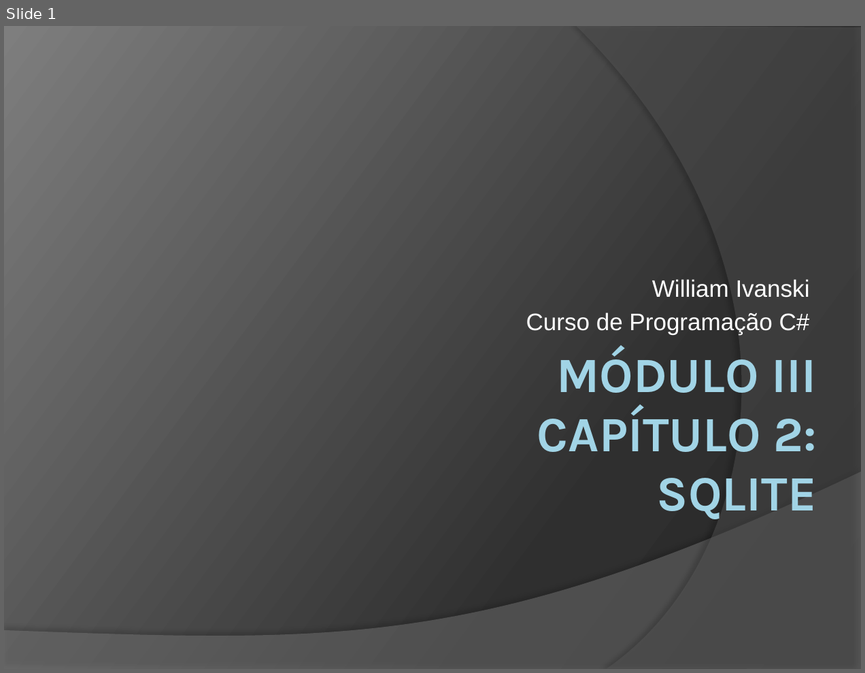
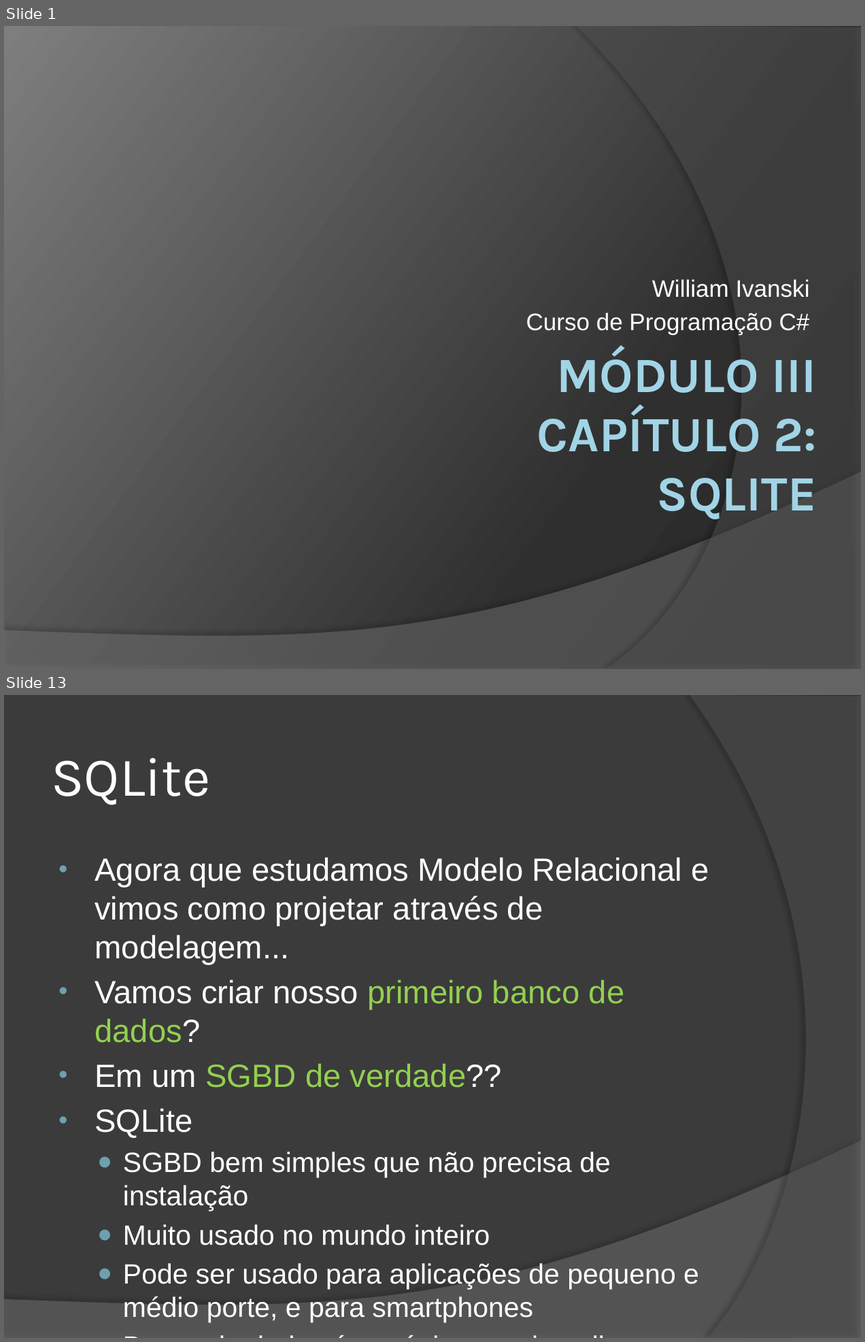
Before and after one commit to wind39/wind39.github.io, a slide deck: curso/modulo3capitulo2.pptx. Shown one above the other, each under a label of ours: slide 1 before the commit, slides 1 and 13 after it; the slides between them are not shown. The pictures are 865x673 and 865x1342 pixels, drawn with LibreOffice and Linux fonts; fonts in the diff are those of the drawing. Boxes give left, top, right and bottom in pixels: in the first picture for what was removed or moved away, otherwise in the second. Text is boxed around its words. In the diff, an @@ line names an element or a change of style, - is before the commit and + after.

```diff
--- a/curso/modulo3capitulo2.pptx
+++ b/curso/modulo3capitulo2.pptx
@@ slide 13 added at bbox=[4, 695, 861, 1338], background #3B3B3B; not listed: 1 template element that a slide beside it also shows @@
@@ freeform shape added at bbox=[689, 695, 861, 1338], fill #5E5E5E at 40% opacity @@
@@ title added at bbox=[51, 758, 210, 805], 46 pt, text #FFFFFF @@
+SQLite
@@ text added at bbox=[94, 857, 708, 1322], 23.4 pt, text #FFFFFF @@
+• Agora que estudamos Modelo Relacional e vimos como projetar através de modelagem...
+• Vamos criar nosso primeiro banco de dados?
+• Em um SGBD de verdade??
+• SQLite
+  ● SGBD bem simples que não precisa de instalação
+  ● Muito usado no mundo inteiro
+  ● Pode ser usado para aplicações de pequeno e médio porte, e para smartphones
+  ● Banco de dados é um único arquivo .db
```
Also in this commit, not shown: 1 slide changed, 24 other slides added, 16 other files.
